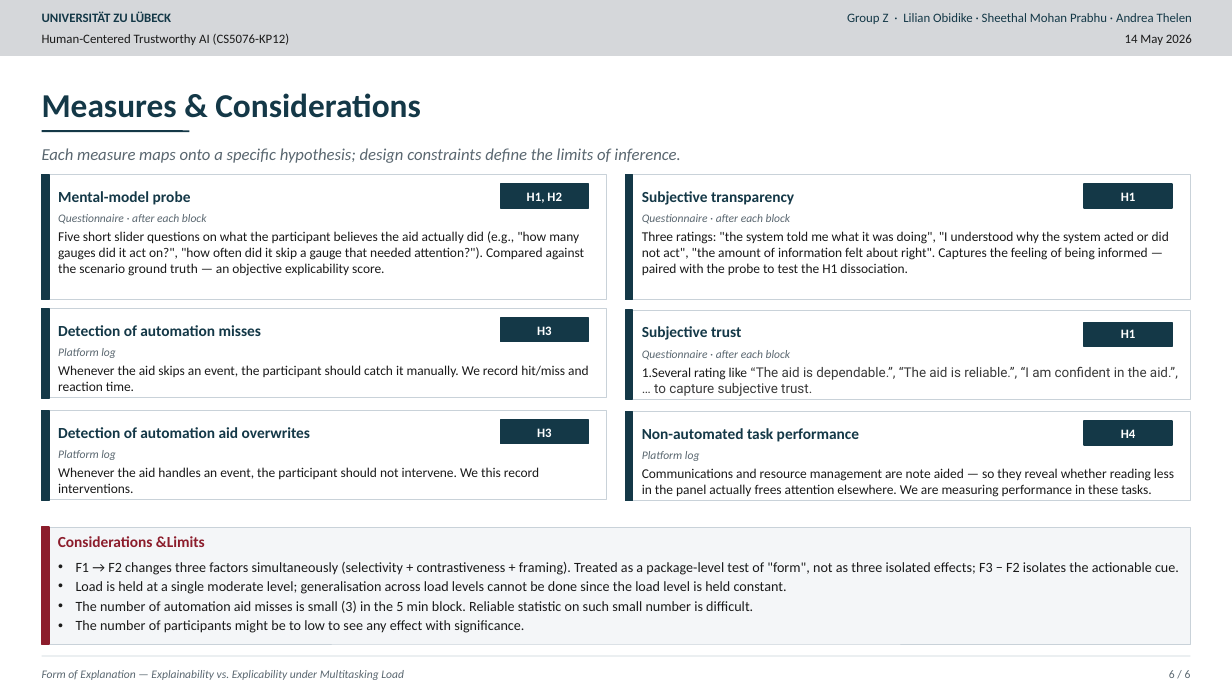
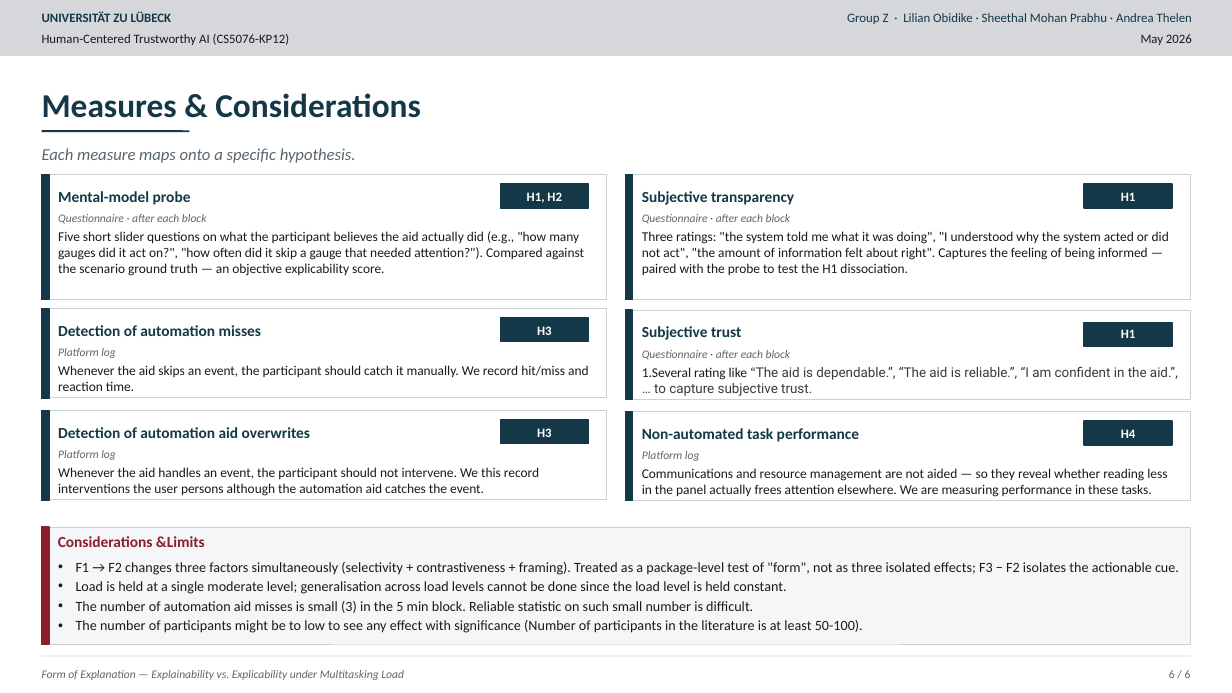
Before and after one commit to AndreaThelen/HumanCenteredAI, a slide deck: slide 6 of Documents/Study.pptx. Drawn at 1232x693 pixels with LibreOffice and Linux fonts; fonts in the diff are those of the drawing. Boxes give left, top, right and bottom in pixels: in the first picture for what was removed or moved away, otherwise in the second. Text is boxed around its words. In the diff, an @@ line names an element or a change of style, - is before the commit and + after.

Commit message:
update on powerpoint

```diff
--- a/Documents/Study.pptx
+++ b/Documents/Study.pptx
@@ text at <box>1141,34,1192,45</box>: text changed @@
-14 May 2026
+May 2026
@@ text at <box>42,148,356,163</box>: text changed @@
-Each measure maps onto a specific hypothesis; design constraints define the limits of inference.
+Each measure maps onto a specific hypothesis.
@@ text at <box>58,467,539,496</box>: text changed @@
-Whenever the aid handles an event, the participant should not intervene. We this record interventions.
+Whenever the aid handles an event, the participant should not intervene. We this record interventions the user persons although the automation aid catches the event.
@@ text at <box>642,468,1167,497</box>: text changed @@
-Communications and resource management are note aided — so they reveal whether reading less in the panel actually frees attention elsewhere. We are measuring performance in these tasks.
+Communications and resource management are not aided — so they reveal whether reading less in the panel actually frees attention elsewhere. We are measuring performance in these tasks.
@@ text at <box>76,620,863,633</box>: text changed @@
-• The number of participants might be to low to see any effect with significance.
+• The number of participants might be to low to see any effect with significance (Number of participants in the literature is at least 50-100).
```
Also in this commit, not shown: 2 other slides changed, 1 slide added, 1 other file.
